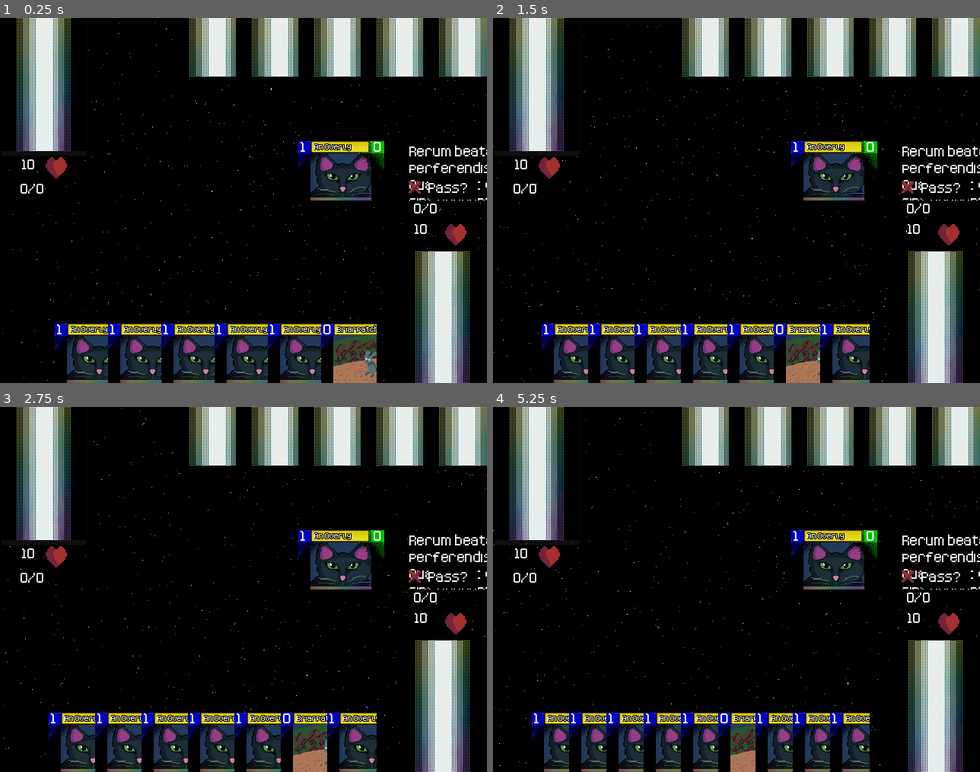
Above: before the commit, frames 1-4 (two rows, left to right).
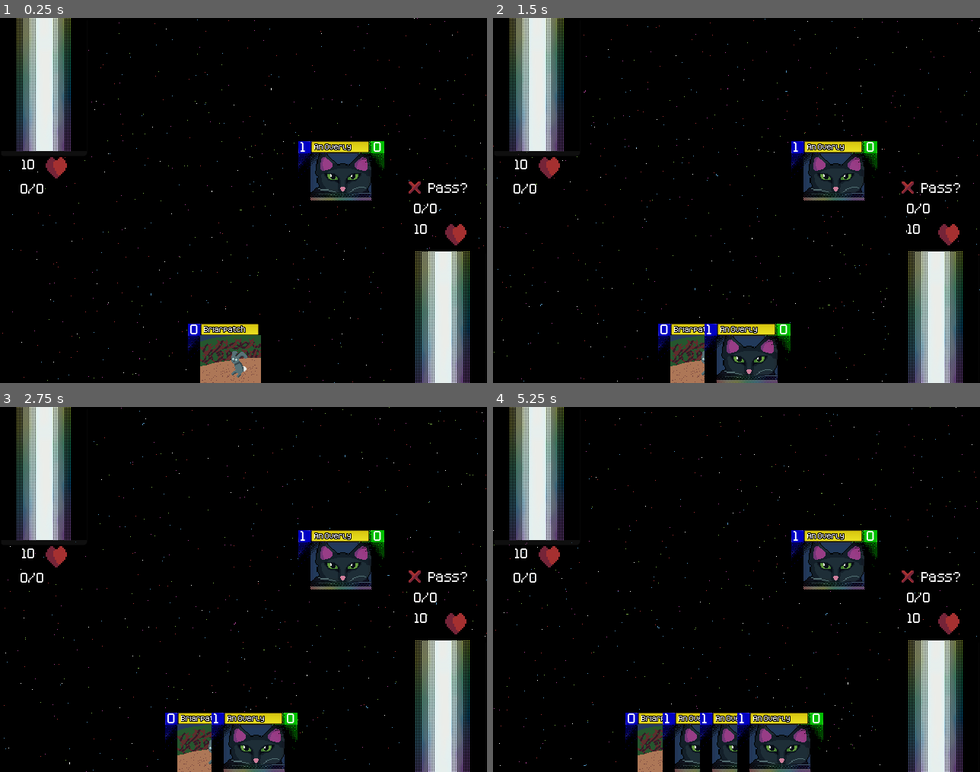
Above: after the commit, the same moments.

Repository: ColbySchexnayder/mana-stream
Game: Godot game, scene res://Scenes/Duel.tscn
The game is run twice, just before and just after one commit, with the same random seed, the same clock (stepped at 60 frames per second) and the same inputs. Before the commit the project has no main scene; this scene is started directly in both runs.
Inputs (mouse positions are in pixels of both pictures, inside the frame that each line leads up to):
- Up to frame 1 (0.25 s): no input
- Up to frame 2 (1.5 s): click (936, 317) at 0.5 s; click (536, 87) at 1.25 s
- Up to frame 3 (2.75 s): click "Pass?" at 2 s
- Up to frame 4 (5.25 s): click (936, 706) at 2.75 s; click (536, 476) at 3.5 s; click "Pass?" at 4.25 s; click (936, 706) at 5 s

The runs differ from the first frame. In frame 1, 14% of the frame differs, in the area x 11-100%, y 0-100%; in frame 2, 14%; in frame 3, 14%; in frame 4, 14%, in the area x 7-100%, y 0-100%.
Error after the commit: Invalid call. Nonexistent function 'reparent' in base 'Nil'. (res://Scenes/duel.gd:160)

Commit message:
Decks now use actual cards and can be drawn from

Diff:
--- a/Cards/Card.tscn
+++ b/Cards/Card.tscn
@@ -114,6 +114,7 @@
 texture = ExtResource("2_8rs7r")
 
 [node name="InspectView" type="Control" parent="."]
+visible = false
 anchors_preset = 0
 offset_top = -44.0
 offset_right = 310.0
--- a/Scenes/Duel.tscn
+++ b/Scenes/Duel.tscn
@@ -15,6 +15,18 @@
 [node name="Duel" type="Node2D"]
 script = ExtResource("1_ljhtk")
 
+[node name="P1DeckHolder" type="Control" parent="."]
+layout_mode = 3
+anchors_preset = 0
+offset_right = 40.0
+offset_bottom = 40.0
+
+[node name="P2DeckHolder" type="Control" parent="."]
+layout_mode = 3
+anchors_preset = 0
+offset_right = 40.0
+offset_bottom = 40.0
+
 [node name="Parallax" type="Node2D" parent="."]
 
 [node name="PFar" type="Parallax2D" parent="Parallax"]
--- a/Scenes/deck_edit.gd
+++ b/Scenes/deck_edit.gd
@@ -64,7 +64,7 @@
 
 
 func _on_save_deck_button_pressed() -> void:
-	if len(deck) != 5:
+	if len(deck) != 30:
 		print("Invalid deck")
 		return
 
@@ -81,6 +81,9 @@
 
 
 func _on_card_list_item_clicked(index: int, at_position: Vector2, mouse_button_index: int) -> void:
+	if mouse_button_index != 1:
+		return
+
 	selectedIndex = index
 	var card = cards[index]
 
@@ -130,6 +133,9 @@
 
 
 func _on_deck_list_item_clicked(index: int, at_position: Vector2, mouse_button_index: int) -> void:
+	if mouse_button_index != 1:
+		return
+
 	selectedIndex = index
 
 	var card = deck[index]
--- a/Scenes/duel.gd
+++ b/Scenes/duel.gd
@@ -47,6 +47,8 @@
 
 @onready var p_1_deck: PanelContainer = $Control/P1Deck
 @onready var p_2_deck: PanelContainer = $Control/P2Deck
+@onready var p_1_deck_holder: Control = $P1DeckHolder
+@onready var p_2_deck_holder: Control = $P2DeckHolder
 
 @onready var interrupt_choice: Control = $Control/InterruptChoice
 
@@ -55,30 +57,25 @@
 # Called when the node enters the scene tree for the first time.
 func _ready() -> void:
 	for cardFileName in GmManager.Player1Deck:
-		var card = ResourceLoader.load("res://Cards/PlayableCards/"+cardFileName+".tscn").instantiate()#load("res://Cards/PlayableCards/"+cardFileName+".tscn")
+		var card = ResourceLoader.load("res://Cards/PlayableCards/"+cardFileName+".tscn").instantiate().constructor()#load("res://Cards/PlayableCards/"+cardFileName+".tscn")
 		player1deck.push_back(card)
-		p_1_deck.add_child(card)
+		p_1_deck_holder.add_child(card)
+
+	if GmManager.Player2Deck.is_empty():
+		GmManager.Player2Deck = GmManager.Player1Deck.duplicate(true)
 
 	for cardFileName in GmManager.Player2Deck:
 		var card = ResourceLoader.load("res://Cards/PlayableCards/"+cardFileName+".tscn").instantiate()#load("res://Cards/PlayableCards/"+cardFileName+".tscn")
+		card.cardOwner = 2
 		player2deck.push_back(card)
-		p_2_deck.add_child(card)
+		p_2_deck_holder.add_child(card)
+
+	player1deck.shuffle()
+	player2deck.shuffle()
 
 	for i in range(5):
-		var drawnCard = Card.constructor()
-		drawnCard.currentPosition = Card.position.IN_HAND
-		player1hand.push_front(drawnCard)
-		p_1_hand.add_child(drawnCard)
-
-		var opponentsCard = Card.constructor()
-		opponentsCard.cardOwner = 2
-		opponentsCard.currentPosition = Card.position.IN_HAND
-		opponentsCard.revealed = false
-
-		player2hand.push_front(opponentsCard)
-		p_2_hand.add_child(opponentsCard)
-		opponentsCard.card_front.visible = false
-		opponentsCard.card_back.visible = true
+		draw(1)
+		draw(2)
 
 	var testSpell = Briarpatch.constructor()
 	testSpell.currentPosition = Card.position.IN_HAND
@@ -145,7 +142,6 @@
 
 	p_2_mana.text = str(p2AvailableMana) + "/" + str(p2TotalMana)
 
-
 func card_to_mana(card):
 	player1mana.push_front(card)
 	player1hand.erase(card)
@@ -156,8 +152,23 @@
 
 	totalMana += 1
 
-func draw():
-	pass
+func draw(player: int):
+	match player:
+		1:
+			var card = player1deck.pop_front()
+			player1hand.push_back(card)
+			card.reparent(p_1_hand)
+			card.currentPosition = Card.position.IN_HAND
+
+		2:
+			var card = player2deck.pop_front()
+			player2hand.push_back(card)
+			card.reparent(p_2_hand)
+			card.currentPosition = Card.position.IN_HAND
+			card.revealed = false
+			card.card_front.visible = false
+			card.card_back.visible = true
+
 
 func card_select(card):
 	if (card.cardOwner == 2 and !card.revealed):
@@ -274,8 +285,6 @@
 	card.hide()
 	#card.call_deferred("queue_free")
 
-	for c in player1deck:
-		print(c.cardName)
 
 func add_to_mana(card, manaToAdd):
 	availableMana += manaToAdd
--- a/Scenes/titleScreen.tscn
+++ b/Scenes/titleScreen.tscn
@@ -64,4 +64,6 @@
 theme_override_font_sizes/font_size = 36
 text = "Duel!"
 
+[connection signal="pressed" from="NewGameButton" to="." method="_on_new_game_button_pressed"]
 [connection signal="pressed" from="DeckEditButton" to="." method="_on_deck_edit_button_pressed"]
+[connection signal="pressed" from="ContinueButton" to="." method="_on_continue_button_pressed"]
--- a/Scenes/title_screen.gd
+++ b/Scenes/title_screen.gd
@@ -17,3 +17,11 @@
 
 func _on_deck_edit_button_pressed() -> void:
 	get_tree().change_scene_to_file("res://Scenes/DeckEdit.tscn")
+
+
+func _on_continue_button_pressed() -> void:
+	pass # Replace with function body.
+
+
+func _on_new_game_button_pressed() -> void:
+	get_tree().change_scene_to_file("res://Scenes/Duel.tscn")
--- a/project.godot
+++ b/project.godot
@@ -11,6 +11,7 @@
 [application]
 
 config/name="Mana Stream"
+run/main_scene="res://Scenes/titleScreen.tscn"
 config/features=PackedStringArray("4.3", "Forward Plus")
 config/icon="res://icon.svg"
 
Not shown, changed: Save/Deck.txt
